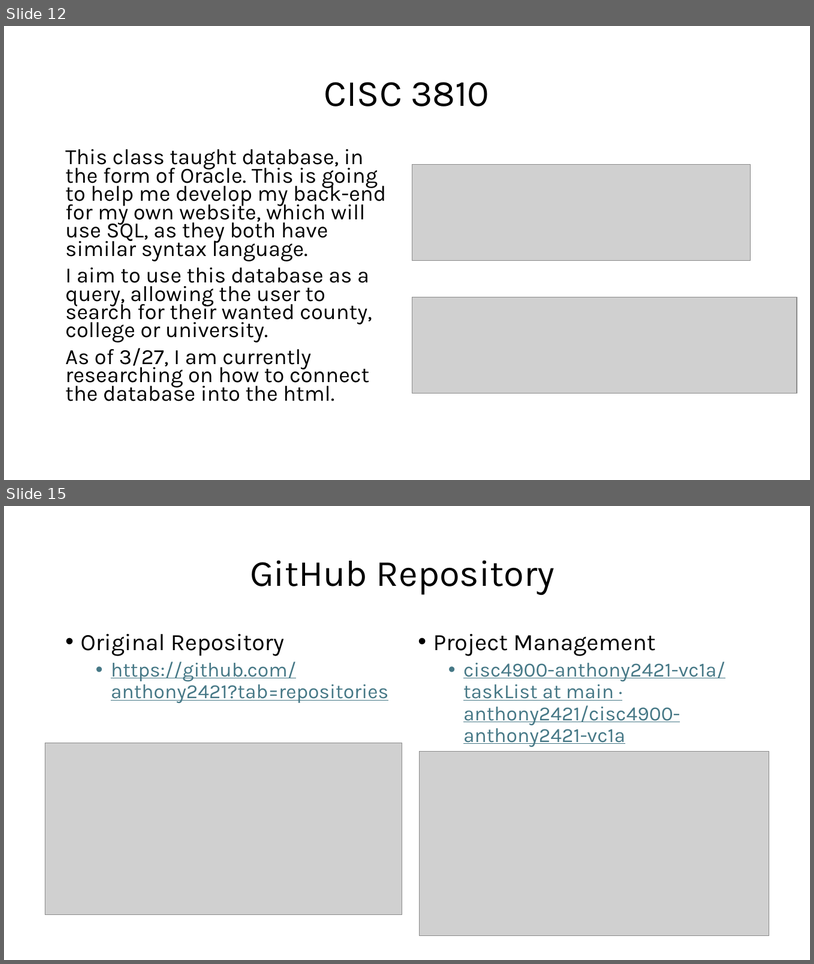
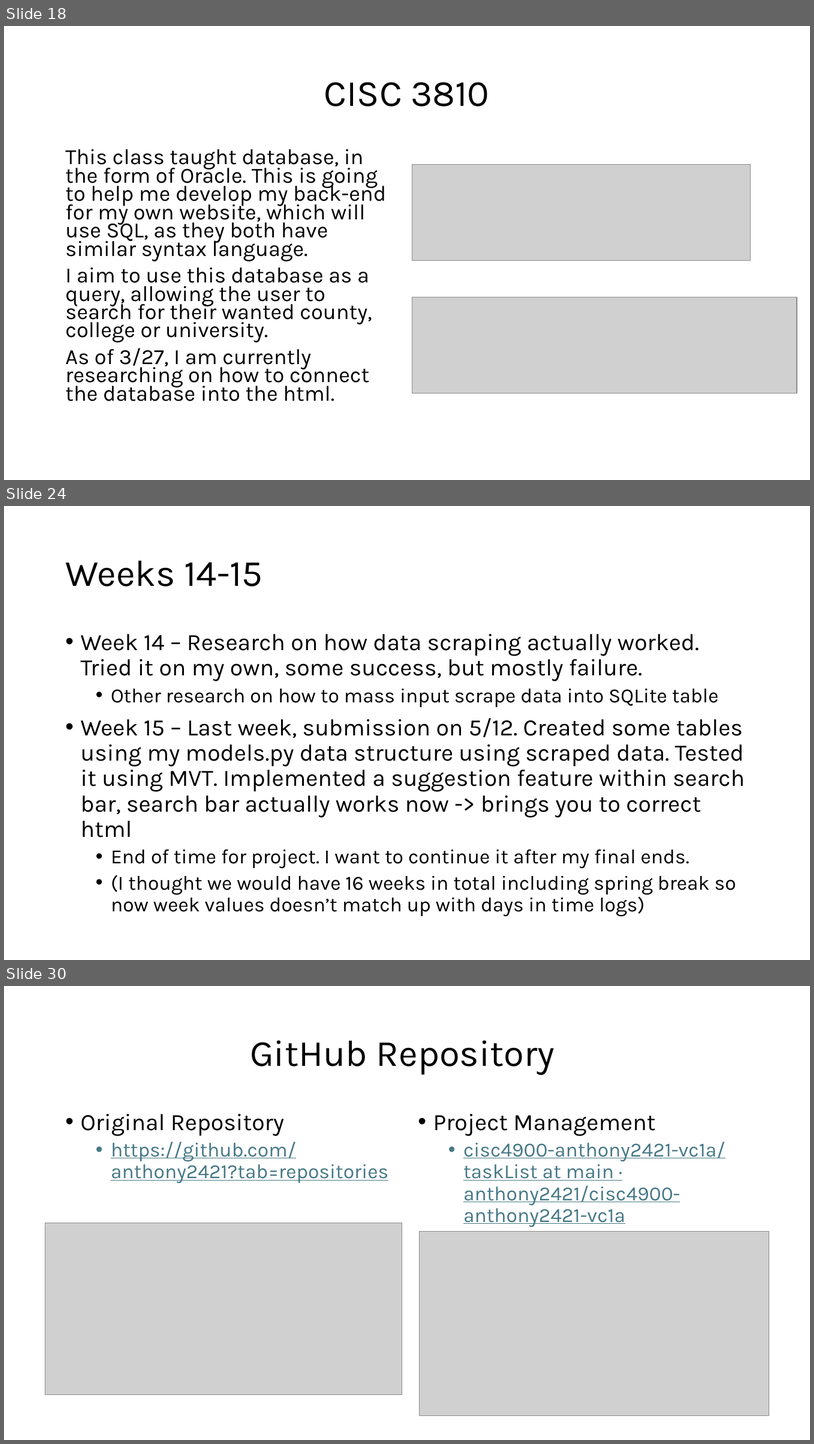
Before and after one commit to anthony2421/cisc4900-anthony2421-vc1a, a slide deck: Progress documentations/CISC 4900 - Diagram.pptx. Shown one above the other, each under a label of ours: slides 12 and 15 before the commit, slides 18, 24 and 30 after it; the slides between them are not shown. The pictures are 814x964 and 814x1444 pixels, drawn with LibreOffice and Linux fonts; fonts in the diff are those of the drawing; grey boxes stand for pictures. Boxes give left, top, right and bottom in pixels: in the first picture for what was removed or moved away, otherwise in the second. Text is boxed around its words. In the diff, an @@ line names an element or a change of style, - is before the commit and + after.

```diff
--- a/Progress documentations/CISC 4900 - Diagram.pptx
+++ b/Progress documentations/CISC 4900 - Diagram.pptx
@@ slide 24 added at <box>4,506,810,960</box>, background #FFFFFF @@
@@ title added at <box>65,561,263,586</box>, 44 pt, text #000000 @@
+Weeks 14-15
@@ text added at <box>81,634,745,916</box>, 28 pt, text #000000 @@
+• Week 14 – Research on how data scraping actually worked. Tried it on my own, some success, but mostly failure.
+  • Other research on how to mass input scrape data into SQLite table
+• Week 15 – Last week, submission on 5/12. Created some tables using my models.py data structure using scraped data. Tested it using MVT. Implemented a suggestion feature within search bar, search bar actually works now -> brings you to correct html
+  • End of time for project. I want to continue it after my final ends.
+  • (I thought we would have 16 weeks in total including spring break so now week values doesn’t match up with days in time logs)
@@ what was slide 12 is now slide 18 @@
@@ what was slide 15 is now slide 30 @@
```
Also in this commit, not shown: 8 slides changed, 14 other slides added.
